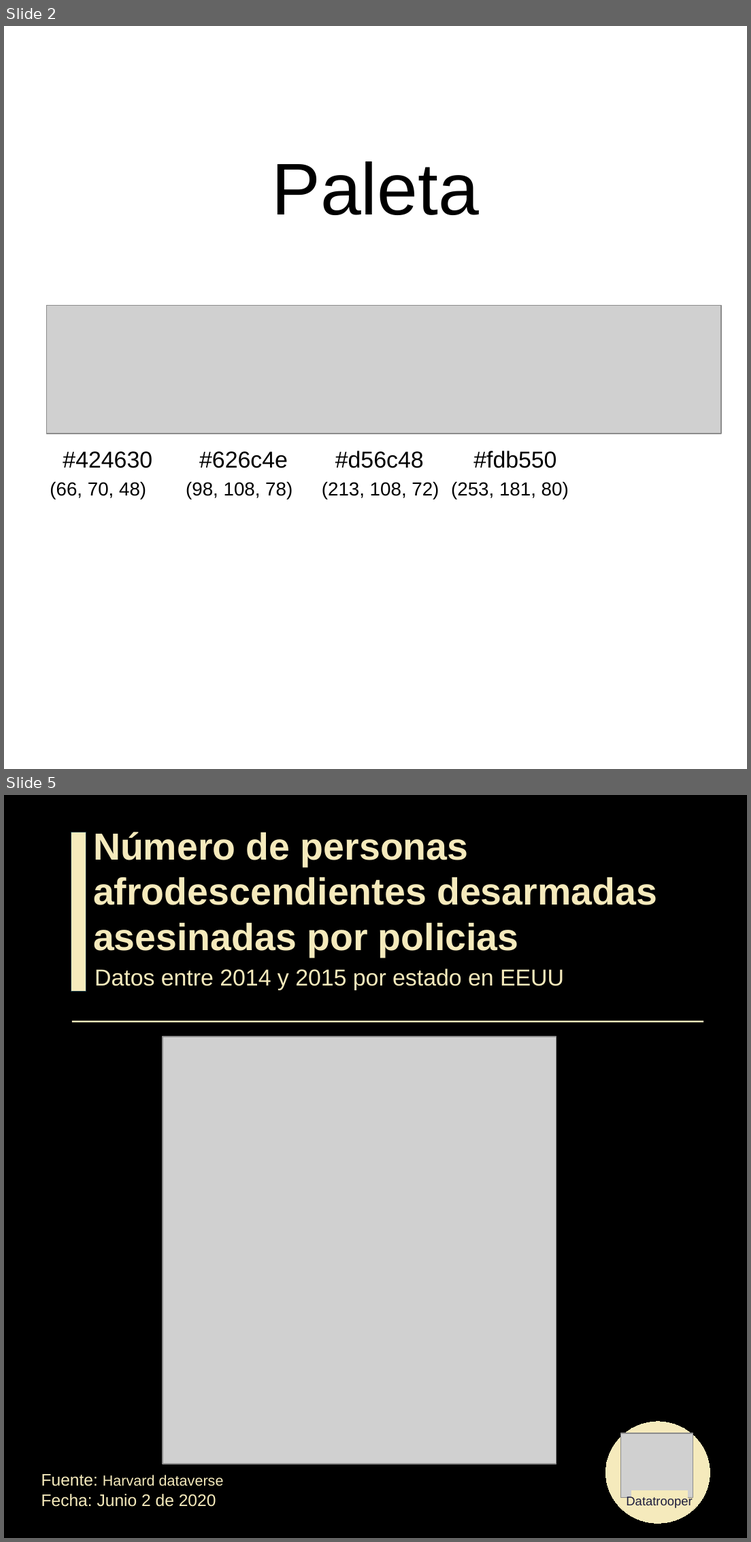
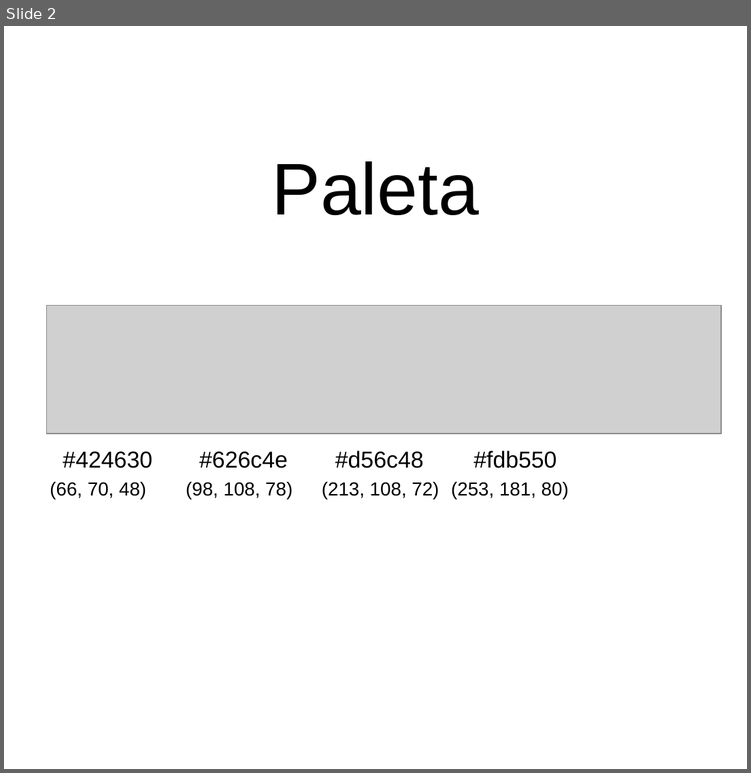
Before and after one commit to datatrooper/instatrooper, a slide deck: styles/instagram_templates.odp. Shown one above the other, each under a label of ours: slides 2 and 5 before the commit, slide 2 after it; the slides between them are not shown. The pictures are 751x1542 and 751x773 pixels, drawn with LibreOffice and Linux fonts; fonts in the diff are those of the drawing; grey boxes stand for pictures. Boxes give left, top, right and bottom in pixels: in the first picture for what was removed or moved away, otherwise in the second. Text is boxed around its words. In the diff, an @@ line names an element or a change of style, - is before the commit and + after.

```diff
--- a/styles/instagram_templates.odp
+++ b/styles/instagram_templates.odp
@@ slide 5 removed at bbox=[4, 795, 747, 1538], background #000000 @@
@@ rectangle removed at bbox=[71, 832, 86, 992] @@
@@ title removed at bbox=[93, 832, 657, 957] @@
-Número de personas afrodescendientes desarmadas asesinadas por policias
@@ title removed at bbox=[94, 968, 564, 990] @@
-Datos entre 2014 y 2015 por estado en EEUU
@@ line removed from (72, 1021) to (704, 1021) @@
@@ picture removed at bbox=[162, 1036, 556, 1463] @@
@@ ellipse removed at bbox=[605, 1421, 710, 1523] @@
@@ picture removed at bbox=[621, 1434, 693, 1497] @@
@@ title removed at bbox=[41, 1474, 224, 1506] @@
-Fuente: Harvard dataverse
-Fecha: Junio 2 de 2020
@@ rectangle removed at bbox=[631, 1491, 687, 1510] @@
-Datatrooper
```
Also in this commit, not shown: 3 slides added, 2 other slides removed, 8 other files.
